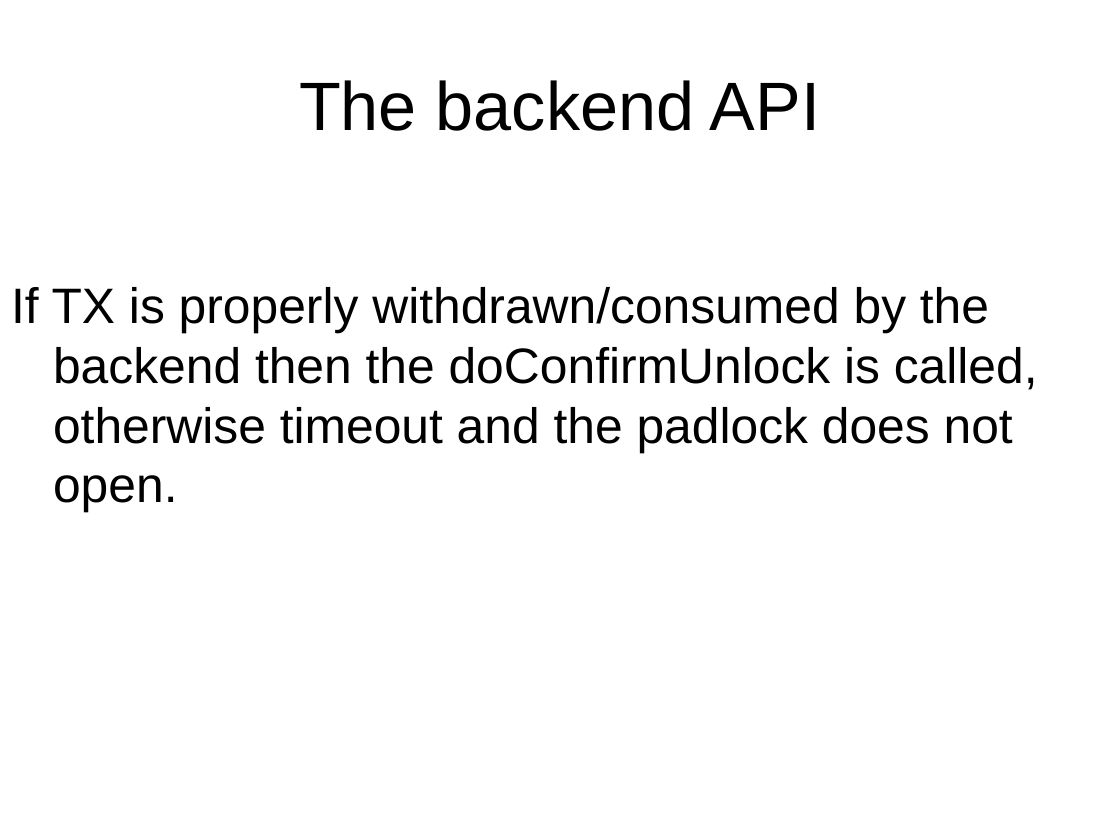
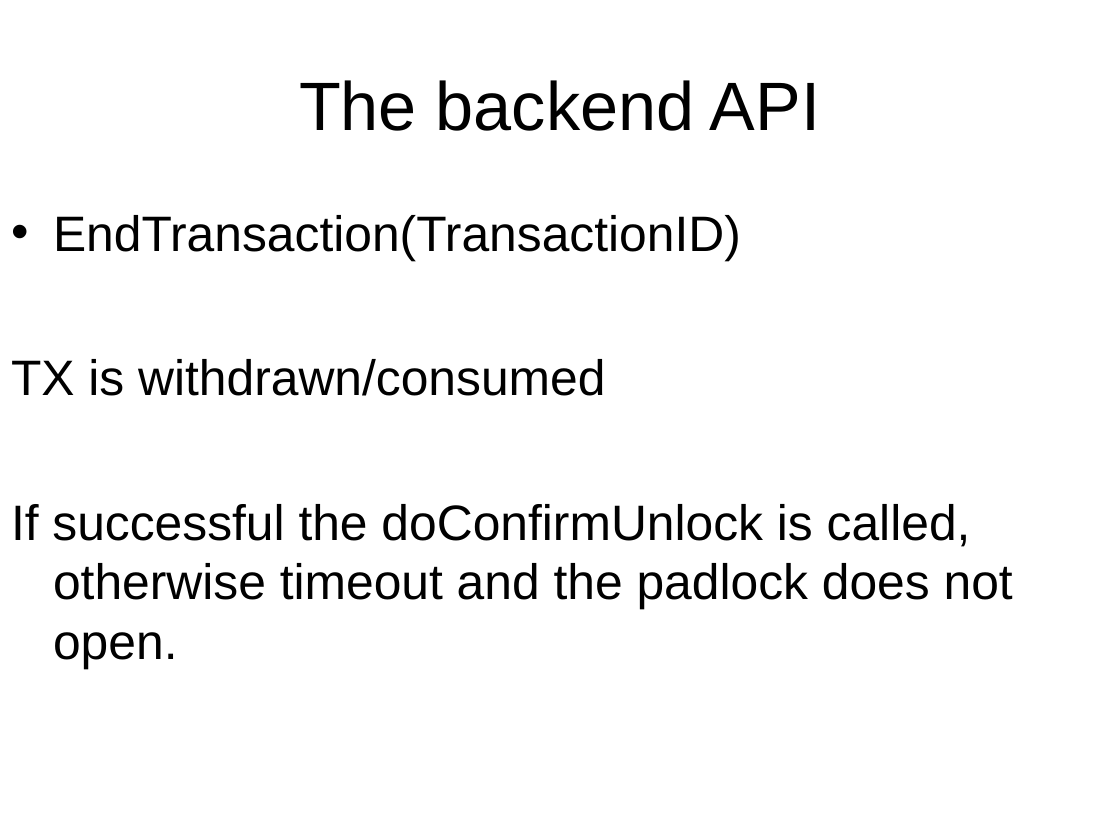
Before and after one commit to blockTeamhackathon/documents, a slide deck: slide 16 of B’Lock.ppt (slide 12 before the commit). Drawn at 1120x840 pixels with LibreOffice and Linux fonts; fonts in the diff are those of the drawing. Boxes give left, top, right and bottom in pixels: in the first picture for what was removed or moved away, otherwise in the second. Text is boxed around its words. In the diff, an @@ line names an element or a change of style, - is before the commit and + after.

```diff
--- a/B’Lock.ppt
+++ b/B’Lock.ppt
@@ text at [11,215,1013,670]: text changed @@
-If TX is properly withdrawn/consumed by the backend then the doConfirmUnlock is called, otherwise timeout and the padlock does not open.
+• EndTransaction(TransactionID)
+TX is withdrawn/consumed
+If successful the doConfirmUnlock is called, otherwise timeout and the padlock does not open.
```
Also in this commit, not shown: 5 other slides changed, 4 slides added.
